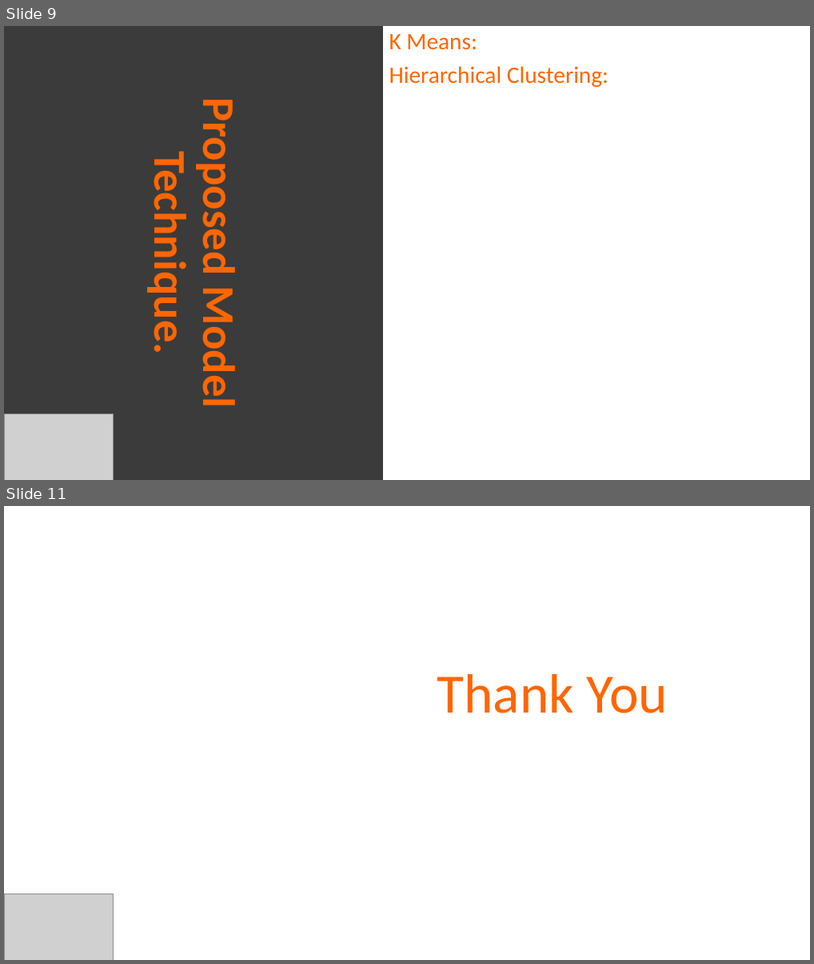
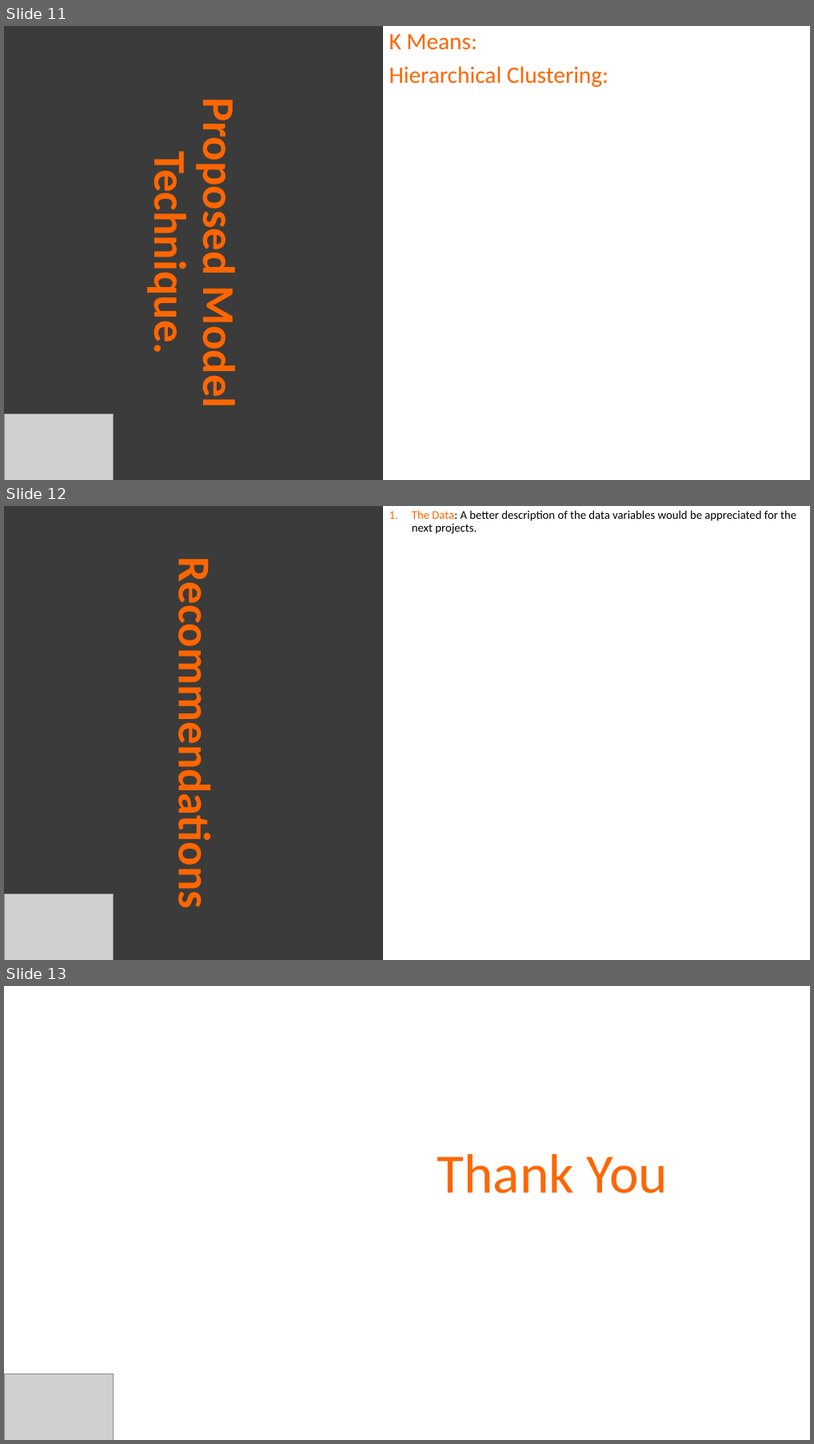
Before and after one commit to shelovescode000/CustomerSegmentationProject, a slide deck: DGI_Final_Report.potx. Shown one above the other, each under a label of ours: slides 9 and 11 before the commit, slides 11, 12 and 13 after it; the slides between them are not shown. The pictures are 814x964 and 814x1444 pixels, drawn with LibreOffice and Linux fonts; fonts in the diff are those of the drawing; grey boxes stand for pictures. Boxes give left, top, right and bottom in pixels: in the first picture for what was removed or moved away, otherwise in the second. Text is boxed around its words. In the diff, an @@ line names an element or a change of style, - is before the commit and + after.

```diff
--- a/DGI_Final_Report.potx
+++ b/DGI_Final_Report.potx
@@ slide 12 added at [4,506,810,960], background #FFFFFF @@
@@ title added at [4,506,383,960], fill #3B3B3B, 54 pt, text #FF6600, bold @@
+Recommendations
@@ subtitle added at [412,510,797,534], 14 pt, text #000000 @@
+1. The Data: A better description of the data variables would be appreciated for the next projects.
@@ picture added at [4,894,114,960] @@
@@ what was slide 9 is now slide 11 @@
@@ what was slide 11 is now slide 13 @@
```
Also in this commit, not shown: 2 slides changed, 3 other slides added, 2 slides removed, 4 other files.
